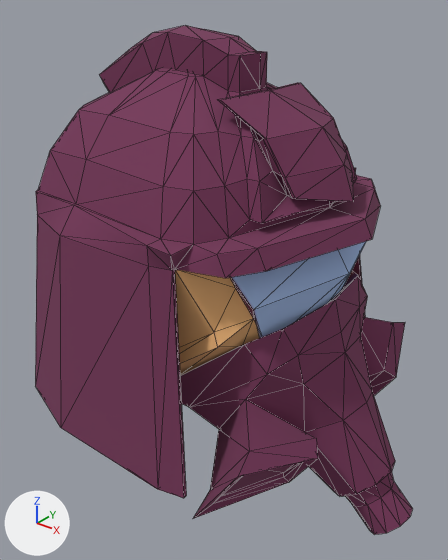
An edit to the OBJ model data/MODEL/head.obj, drawn before and after from the same camera.
Both versions are drawn from a 50 mm lens placed at (0.525, -1.11, 0.998), pointed at (-0.347, -0.02, 0.323). Arrows for +X, +Y and +Z are at lower left; the lights stay in place. Mesh edges are drawn as thin lines. Where no turn or scale is listed for an object, it has been applied to the vertices.

The scene before the commit, as lines of its bpy script (objects in view):
```python
me_head = bpy.data.meshes.new('head')
me_head.from_pydata(...)  # 372 vertices, 742 faces; spans x -0.871..0.197, y -0.428..0.432, z -0.213..0.905
me_head.materials.append(mat_lambert7sg)  # picture img_kao_png
ob_head = bpy.data.objects.new('head', me_head)
ob_head.location = (0.0, 0.0, 0.0)
```
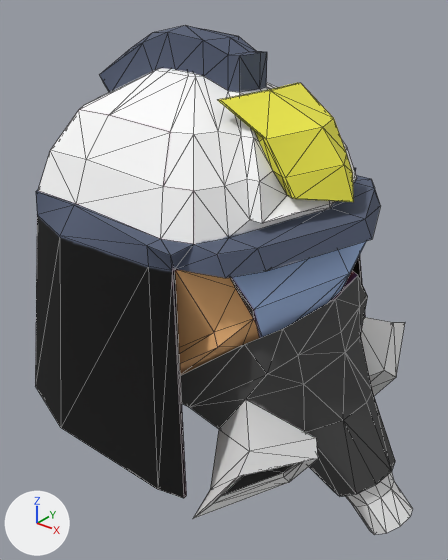
Changed parts and their boxes [x1, y1, x2, y2] in the pictures (448 x 560 px):
'head', recoloured: [35, 26, 413, 535] in both

The change, as a diff of the scene's bpy script:
```diff
--- a/data/MODEL/head.obj.py
+++ b/data/MODEL/head.obj.py
@@ img_face_png @@
+img_face_png = load_image('face.png', 'face.png', 2048, 2048, 'sRGB')
@@ mat_head1_lambert7sg @@
+mat_head1_lambert7sg = principled_material('head1:lambert7SG')
+mat_head1_lambert7sg.texture = img_face_png
+mat_head1_lambert7sg.roughness = 1.0
@@ me_head @@
 me_head.from_pydata(...)  # 372 vertices, 742 faces; spans x -0.871..0.197, y -0.428..0.432, z -0.213..0.905
-me_head.materials.append(mat_lambert7sg)  # picture img_kao_png
+me_head.materials.append(mat_head1_lambert7sg)  # picture img_face_png
```
